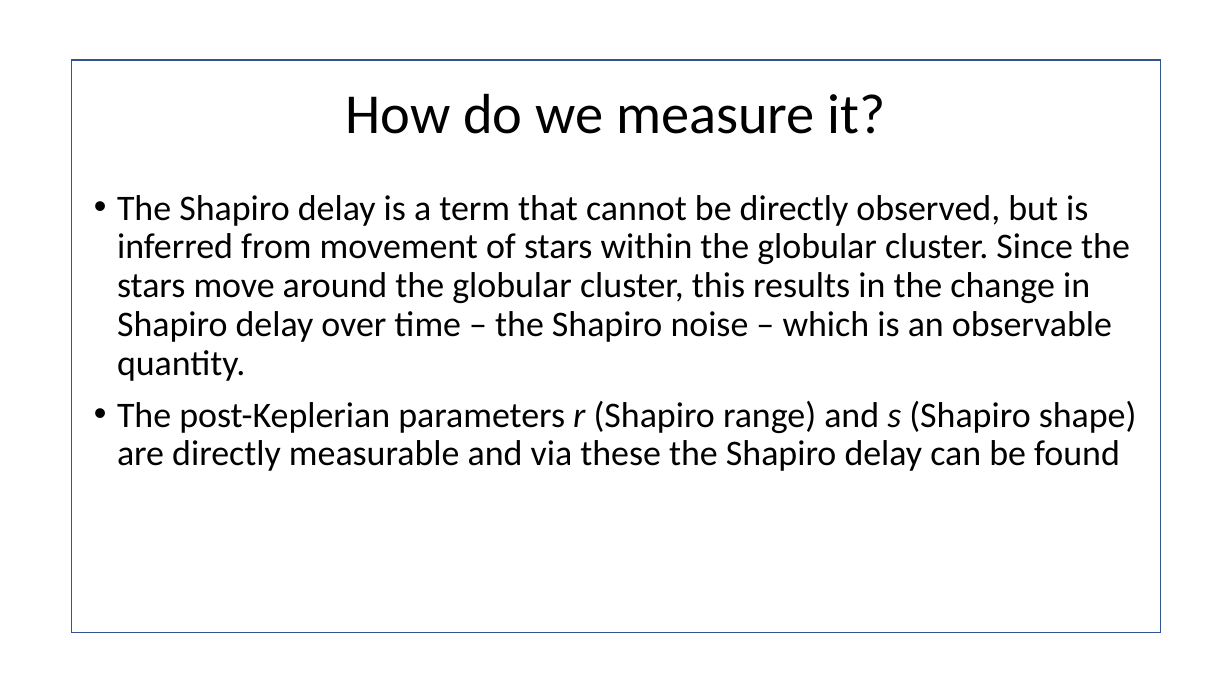
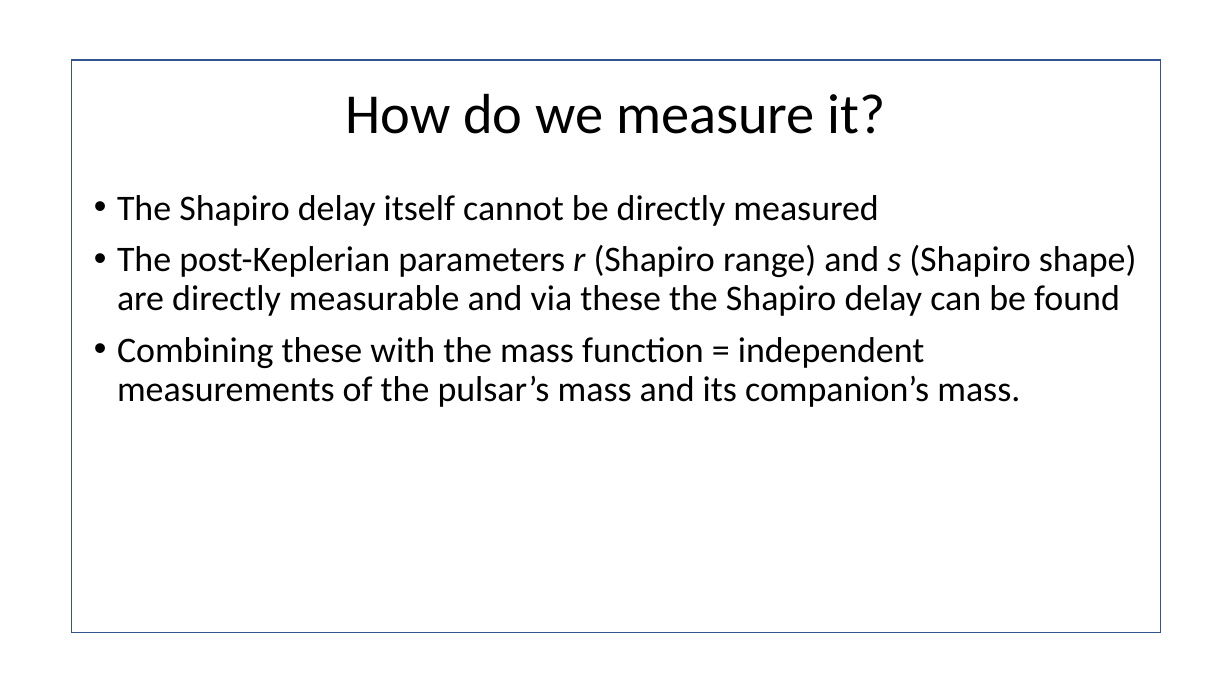
Before and after one commit to T-Rutt/presentation, a slide deck: slide 15 of The Shapiro Delay.pptx (slide 11 before the commit). Drawn at 1232x693 pixels with LibreOffice and Linux fonts; fonts in the diff are those of the drawing; background and template pictures are left out. Boxes give left, top, right and bottom in pixels: in the first picture for what was removed or moved away, otherwise in the second. Text is boxed around its words. In the diff, an @@ line names an element or a change of style, - is before the commit and + after.

```diff
--- a/The Shapiro Delay.pptx
+++ b/The Shapiro Delay.pptx
@@ text at bbox=[117, 195, 878, 226]: text changed @@
-• The Shapiro delay is a term that cannot be directly observed, but is inferred from movement of stars within the globular cluster. Since the stars move around the globular cluster, this results in the change in Shapiro delay over time – the Shapiro noise – which is an observable quantity.
+• The Shapiro delay itself cannot be directly measured
@@ text at bbox=[117, 337, 1020, 407]: paragraph added @@
+• Combining these with the mass function = independent measurements of the pulsar’s mass and its companion’s mass.
```
Also in this commit, not shown: 11 other slides changed, 7 slides added, 3 slides removed, 1 other file.
